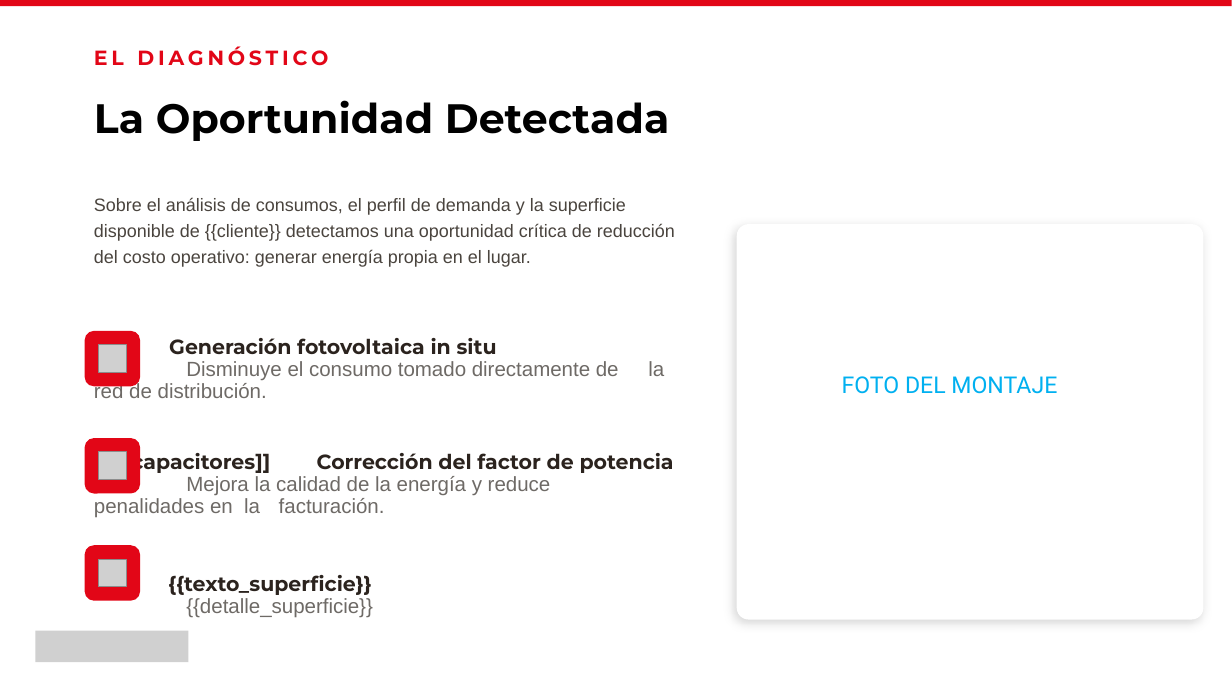
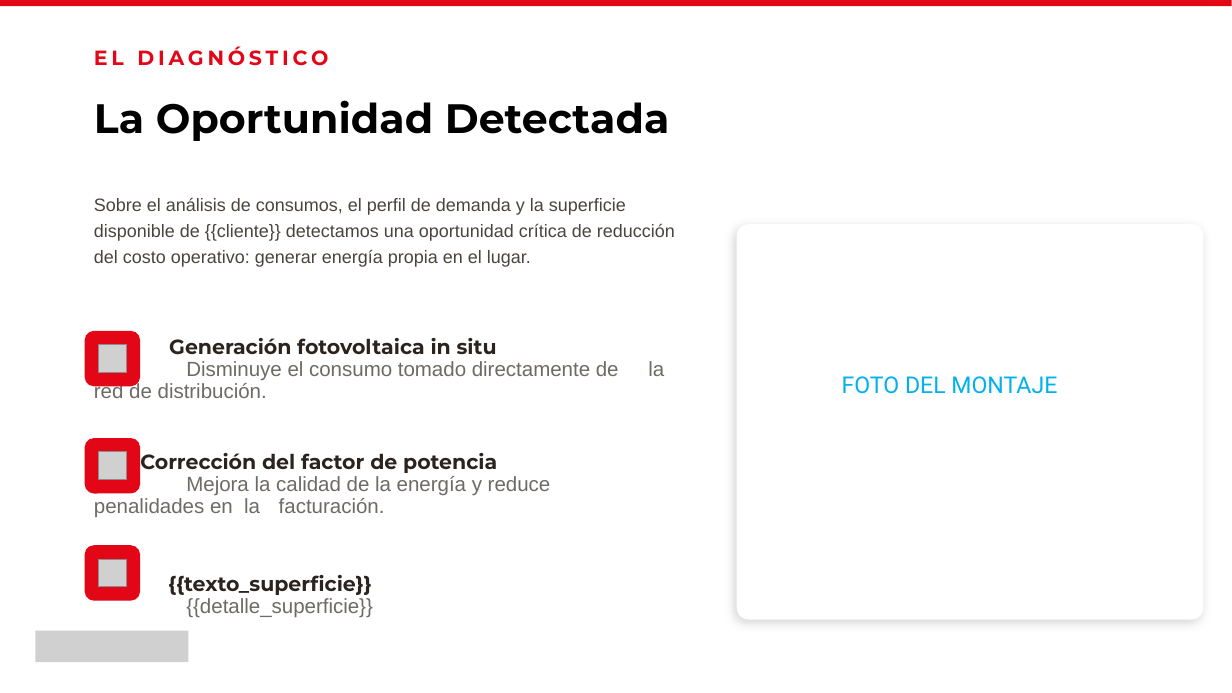
Before and after one commit to stchigel/estudio-de-prefactibilidad-dynamic, a slide deck: slide 3 of backend/exportes/plantillas/prefactibilidad.pptx. Drawn at 1232x693 pixels with LibreOffice and Linux fonts; fonts in the diff are those of the drawing; grey boxes stand for pictures. Boxes give left, top, right and bottom in pixels: in the first picture for what was removed or moved away, otherwise in the second. Text is boxed around its words. In the diff, an @@ line names an element or a change of style, - is before the commit and + after.

```diff
--- a/backend/exportes/plantillas/prefactibilidad.pptx
+++ b/backend/exportes/plantillas/prefactibilidad.pptx
@@ text at [94, 453, 551, 517]: text changed @@
-[[si:capacitores]] Corrección del factor de potencia
-Mejora la calidad de la energía y reduce penalidades en la facturación.
+Corrección del factor de potencia
+Mejora la calidad de la energía y reduce penalidades en la facturación.
```
Also in this commit, not shown: 2 other files.
